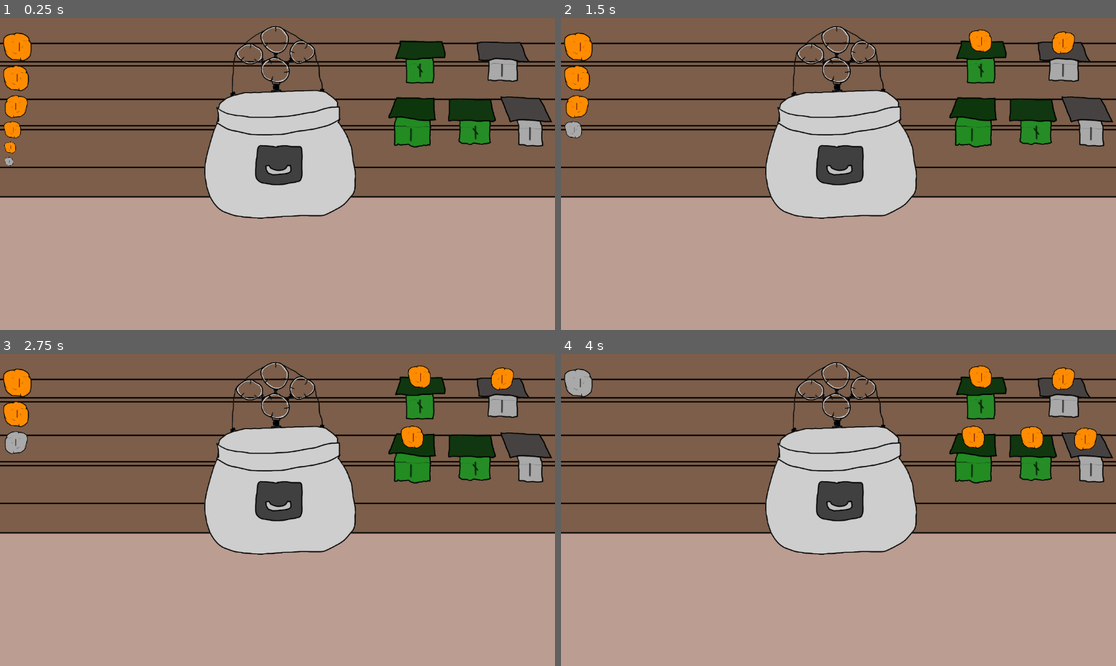
Above: before the commit, frames 1-4 (two rows, left to right).
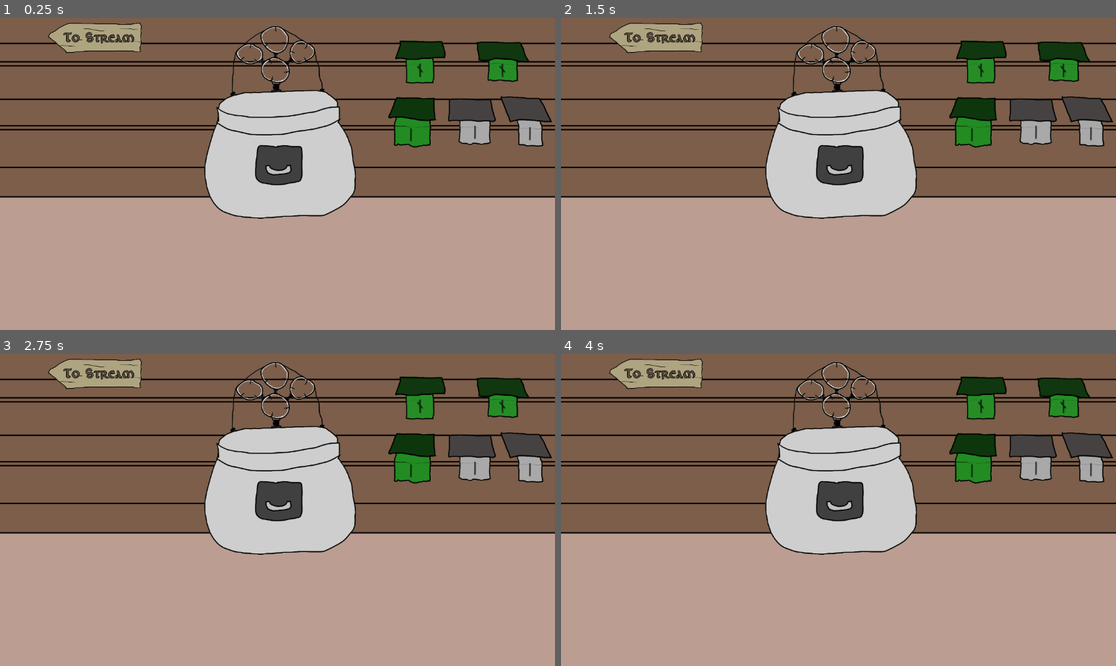
Above: after the commit, the same moments.

Repository: good-enough-venson/LD58-Nephew
Game: Godot game, scene res://Scenes/lab_scene.tscn
Two runs of this game, one before a commit and one after it. Both use one fixed random seed, a clock stepped at 60 frames per second and the inputs below. Sound files missing from this copy of the repository are replaced by a short silence.
Inputs (mouse positions are in pixels of both pictures, inside the frame that each line leads up to):
- Up to frame 1 (0.25 s): no input
- Up to frame 2 (1.5 s): tap Enter at 0.5 s; move the mouse to (982, 49) at 0.52 s; press the mouse at (982, 49) at 0.53 s; tap Space at 1.25 s; move the mouse to (1060, 52) at 1.27 s; release the mouse at (1060, 52) at 1.28 s; click (1060, 52) at 1.35 s
- Up to frame 3 (2.75 s): tap Enter at 2 s; move the mouse to (416, 444) at 2.02 s; press the mouse at (416, 444) at 2.03 s
- Up to frame 4 (4 s): tap Space at 2.75 s; move the mouse to (1032, 444) at 2.77 s; release the mouse at (1032, 444) at 2.78 s; click (1032, 444) at 2.85 s; tap Enter at 3.5 s; move the mouse to (1082, 447) at 3.52 s; press the mouse at (1082, 447) at 3.53 s

The runs differ from the first frame. In frame 1, 4.2% of the frame differs, in the area x 0-96%, y 1-48%; in frame 2, 4.5%; in frame 3, 4.6%, in the area x 0-96%, y 1-41%; in frame 4, 4.4%.

Commit message:
Got a bunch of details done. Set up a few new scenes.

Diff:
--- /dev/null
+++ b/ld-58-nephew/Scenes/credits_scene.tscn
@@ -0,0 +1,3 @@
+[gd_scene format=3 uid="uid://leiv0mlvqnpd"]
+
+[node name="CreditsScene" type="Node2D"]
--- a/ld-58-nephew/Scenes/lab_scene.tscn
+++ b/ld-58-nephew/Scenes/lab_scene.tscn
@@ -14,6 +14,7 @@
 [ext_resource type="Texture2D" uid="uid://banjx7tsqjwsy" path="res://Art/Platter_2.png" id="7_e1qhq"]
 [ext_resource type="Texture2D" uid="uid://cn3pmr8y6broy" path="res://Art/Platter_3.png" id="8_3nxcu"]
 [ext_resource type="Texture2D" uid="uid://d0du6m6i1kna2" path="res://Art/Platter_4.png" id="9_njuav"]
+[ext_resource type="PackedScene" uid="uid://oasg2w60rc6n" path="res://Scenes/nav_button.tscn" id="15_pw14o"]
 
 [sub_resource type="RectangleShape2D" id="RectangleShape2D_3ec13"]
 size = Vector2(79, 46)
@@ -210,6 +211,9 @@
 [node name="Distiller" parent="." instance=ExtResource("3_8rfpd")]
 
 [node name="StonesInHand" parent="." instance=ExtResource("4_8rfpd")]
+
+[node name="NavButton" parent="." instance=ExtResource("15_pw14o")]
+position = Vector2(201, 36)
 
 [connection signal="input_event" from="VictoryPlatters/Platter_0" to="VictoryPlatters" method="_on_platter_0_input_event"]
 [connection signal="input_event" from="VictoryPlatters/Platter_1" to="VictoryPlatters" method="_on_platter_1_input_event"]
--- /dev/null
+++ b/ld-58-nephew/Scenes/nav_button.tscn
@@ -0,0 +1,39 @@
+[gd_scene load_steps=5 format=3 uid="uid://oasg2w60rc6n"]
+
+[ext_resource type="Script" uid="uid://bb03ygntqgx3j" path="res://Scripts/nav_script_change_scene.gd" id="1_0tr2p"]
+[ext_resource type="Texture2D" uid="uid://c4xkk45cqjxg" path="res://Art/Sign_0.png" id="2_20bsb"]
+[ext_resource type="FontFile" uid="uid://c4l0h60osbltd" path="res://Fonts/de re publica.ttf" id="3_yy2br"]
+
+[sub_resource type="RectangleShape2D" id="RectangleShape2D_yrmxe"]
+size = Vector2(163, 51)
+
+[node name="NavButton" type="Area2D"]
+script = ExtResource("1_0tr2p")
+goto_scene = "River"
+
+[node name="Sprite2D" type="Sprite2D" parent="."]
+position = Vector2(-3, 5)
+scale = Vector2(0.4, 0.4)
+texture = ExtResource("2_20bsb")
+flip_h = true
+
+[node name="Label" type="Label" parent="Sprite2D"]
+offset_left = -192.5
+offset_top = -50.0
+offset_right = 227.5
+offset_bottom = 72.500015
+theme_override_colors/font_color = Color(0.36180407, 0.32305932, 0.27133033, 1)
+theme_override_colors/font_outline_color = Color(0, 0, 0, 1)
+theme_override_constants/outline_size = 10
+theme_override_fonts/font = ExtResource("3_yy2br")
+theme_override_font_sizes/font_size = 64
+text = "To  Stream"
+horizontal_alignment = 1
+vertical_alignment = 1
+metadata/_edit_use_anchors_ = true
+
+[node name="CollisionShape2D" type="CollisionShape2D" parent="."]
+position = Vector2(4.5, 4.5)
+shape = SubResource("RectangleShape2D_yrmxe")
+
+[connection signal="input_event" from="." to="." method="_on_input_event"]
--- /dev/null
+++ b/ld-58-nephew/Scenes/river_scene.tscn
@@ -0,0 +1,43 @@
+[gd_scene load_steps=6 format=3 uid="uid://dp7uqvden0ja6"]
+
+[ext_resource type="PackedScene" uid="uid://dbefdrmk7jxqo" path="res://Scenes/stones_in_hand.tscn" id="1_tsy4k"]
+[ext_resource type="Script" uid="uid://bb03ygntqgx3j" path="res://Scripts/nav_script_change_scene.gd" id="2_0xwrq"]
+[ext_resource type="Texture2D" uid="uid://c4xkk45cqjxg" path="res://Art/Sign_0.png" id="2_f8ifg"]
+[ext_resource type="FontFile" uid="uid://c4l0h60osbltd" path="res://Fonts/de re publica.ttf" id="3_0xwrq"]
+
+[sub_resource type="RectangleShape2D" id="RectangleShape2D_0xwrq"]
+size = Vector2(161, 51)
+
+[node name="river_scene" type="Node2D"]
+
+[node name="StonesInHand" parent="." instance=ExtResource("1_tsy4k")]
+
+[node name="ToLabButton" type="Area2D" parent="."]
+position = Vector2(995, 80)
+script = ExtResource("2_0xwrq")
+goto_scene = "Laboratory"
+
+[node name="Sprite2D" type="Sprite2D" parent="ToLabButton"]
+position = Vector2(-3, 5)
+scale = Vector2(0.4, 0.4)
+texture = ExtResource("2_f8ifg")
+
+[node name="Label" type="Label" parent="ToLabButton/Sprite2D"]
+offset_left = -237.49998
+offset_top = -47.500015
+offset_right = 182.50002
+offset_bottom = 75.0
+theme_override_colors/font_color = Color(0.36180407, 0.32305932, 0.27133033, 1)
+theme_override_colors/font_outline_color = Color(0, 0, 0, 1)
+theme_override_constants/outline_size = 10
+theme_override_fonts/font = ExtResource("3_0xwrq")
+theme_override_font_sizes/font_size = 64
+text = "To  Lab"
+horizontal_alignment = 1
+vertical_alignment = 1
+
+[node name="CollisionShape2D" type="CollisionShape2D" parent="ToLabButton"]
+position = Vector2(-12.5, 6.5)
+shape = SubResource("RectangleShape2D_0xwrq")
+
+[connection signal="input_event" from="ToLabButton" to="ToLabButton" method="_on_input_event"]
--- /dev/null
+++ b/ld-58-nephew/Scenes/title_screen.tscn
@@ -0,0 +1,3 @@
+[gd_scene format=3 uid="uid://bqskv7ofm21ye"]
+
+[node name="TitleScreen" type="Node2D"]
--- a/ld-58-nephew/Scripts/PoolTable.gd
+++ b/ld-58-nephew/Scripts/PoolTable.gd
@@ -27,7 +27,7 @@
 			return node
 
 	# Expand pool if needed
-	var new_node = STONE_NODE_SCENE.instance()
+	var new_node = STONE_NODE_SCENE.instantiate()
 	add_child(new_node)
 	new_node.update_graphic(stone)
 	new_node.global_position = pos
@@ -42,6 +42,6 @@
 		node.update_graphic()
 		active_stones.erase(stone)
 
-# Get all active stone nodes (for rendering/saving)
-func get_active_nodes() -> Array:
-	return active_stones.values()
+func release_all() -> void:
+	for stone in active_stones.duplicate():
+		release_stone_node(stone)
--- a/ld-58-nephew/Scripts/StoneClass.gd
+++ b/ld-58-nephew/Scripts/StoneClass.gd
@@ -39,6 +39,22 @@
 		"family":-1, "name":"Dorm","color":Color.DARK_GRAY,
 		"function": func(o: float, _p: Array) -> float: return o
 	},
+
+	#{
+		#"family":0, "name":"Plus","color":Color.DARK_ORANGE,
+		#"function": func(o: float, p: Array) -> float:
+			#for _p in p: o+=_p
+			#return o
+			#,
+	#},
+
+	#{
+		#"family":1, "name":"Plus","color":Color.DARK_ORANGE,
+		#"function": func(o: float, p: Array) -> float:
+			#for _p in p: o+=_p
+			#return o
+			#,
+	#},
 
 	{
 		"family":0, "name":"Rand","color":Color.DARK_ORANGE,
@@ -118,6 +134,7 @@
 @export var family: int
 @export var catalyst: Dictionary
 @export var sibId: int
+var sort_id_fam_sib: float
 
 func _init(p_value: int):
 	p_value = clampi(p_value, MINSTONE, MAXSTONE)
@@ -129,6 +146,10 @@
 	glyph = get_stone_glyph(value)
 	color = catalyst.color.lerp(Color.WHITE_SMOKE, float(sibId-1)/50)
 
+	# This should give a number like 2.03, which will allow for sorting
+	#  by class mainly, and then subclass.
+	sort_id_fam_sib = float(family) + (float(sibId) / 100)
+
 func get_catalyst() -> Dictionary:
 	return get_stone_catalyst(value)
 
--- a/ld-58-nephew/Scripts/grimiore.gd
+++ b/ld-58-nephew/Scripts/grimiore.gd
@@ -5,9 +5,9 @@
 	if !origin or !catalyst: return results
 
 	var _val = roundi(catalyst.use_catalyst(origin, pigeons))
-	var _log = "Tried Alchemizing %s with %s" % [origin.value, catalyst.catalyst.name]
-	if pigeons.size() > 0: _log += " and %s" % pigeons[0].value
-	if pigeons.size() > 1: _log += " and %s" % pigeons[1].value
+	var _log = "Tried Alchemizing %d with %d" % [origin.value, catalyst.catalyst.name]
+	if pigeons.size() > 0: _log += " and %d" % pigeons[0].sort_id_fam_sib
+	if pigeons.size() > 1: _log += " and %d" % pigeons[1].sort_id_fam_sib
 	print(_log + ": %d" % _val)
 
 	# Here is where we'd send our stones through a series of filters and checks
--- /dev/null
+++ b/ld-58-nephew/Scripts/nav_script_change_scene.gd
@@ -0,0 +1,7 @@
+extends Area2D
+
+@export var goto_scene = "MainMenu"
+
+func _on_input_event(viewport: Node, event: InputEvent, shape_idx: int) -> void:
+	if event.is_action_pressed("pointer_select"):
+		Running.load_scene(Running.Scenes[goto_scene])
--- a/ld-58-nephew/Scripts/running.gd
+++ b/ld-58-nephew/Scripts/running.gd
@@ -1,9 +1,15 @@
 extends Node
 
+static var Scenes = {
+	"MainMenu":"res://Scenes/title_screen.tscn",
+	"Tutorial":"",
+	"Laboratory":"res://Scenes/lab_scene.tscn",
+	"River":"res://Scenes/river_scene.tscn",
+	"Credits":"res://Scenes/credits_scene.tscn",
+}
+
 var winCondition: Array[Stone]
-
 var difficulty = 0
-
 var difficultyLevels = {
 	0:[1,10],
 	1:[5, 15],
@@ -11,8 +17,29 @@
 	3:[40,90],
 }
 
+var current_scene: Node = null
+
 func _ready() -> void:
 	var a = difficultyLevels[difficulty][0]
 	var b = difficultyLevels[difficulty][1]
 
 	for i in range(5): winCondition.append(Stone.new((randi() % (b-a)) + a))
+	winCondition.sort_custom(func(x:Stone,y:Stone) -> bool: \
+		return x.sort_id_fam_sib > y.sort_id_fam_sib)
+
+	var root = get_tree().root
+	current_scene = root.get_child(root.get_child_count() - 1)
+
+func load_scene(path:String) -> void:
+	if not ResourceLoader.exists(path):
+		push_error("Scene path does not exist: %s" % path)
+		return
+
+	# Free the current scene
+	if current_scene:
+		current_scene.queue_free()
+
+	# Load and instantiate the new scene
+	var new_scene = load(path).instantiate()
+	get_tree().root.add_child(new_scene)
+	current_scene = new_scene
--- a/ld-58-nephew/Scripts/stones_in_hand.gd
+++ b/ld-58-nephew/Scripts/stones_in_hand.gd
@@ -9,28 +9,28 @@
 		if child is Sprite2D:
 			var grandchild = child.get_child(0)
 			if grandchild is Label:
-				initializeGraphic(child, grandchild)
+				resetGraphic(child, grandchild)
 				spriteArray.append(child)
 				labelArray.append(grandchild)
 			else: print("No Label Found")
 		else: print("No Sprite Found")
 
-	var sampleStones = [
-		Stone.new(1),
-		Stone.new(2),
-		Stone.new(2),
-		Stone.new(2),
-		Stone.new(2),
-		Stone.new(2),
-	]
+	#var sampleStones = [
+		#Stone.new(1),
+		#Stone.new(2),
+		#Stone.new(2),
+		#Stone.new(2),
+		#Stone.new(2),
+		#Stone.new(2),
+	#]
+	#
+	#for stone in sampleStones:
+		#if PocketInventory.add_stone(stone) == false: break
 
-	for stone in sampleStones:
-		if PocketInventory.add_stone(stone) == false: break
-
-	updateUI()
+	#updateUI()
 	PocketInventory.onInventoryChange.connect(updateUI)
 
-func initializeGraphic(sprite: Sprite2D, label: Label) -> void:
+func resetGraphic(sprite: Sprite2D, label: Label) -> void:
 	label.text = Stone.nullGlyph
 	label.modulate = Color.WHITE
 	sprite.flip_h = true if randf() > 0.5 else false
@@ -40,12 +40,13 @@
 
 func updateUI() -> void:
 	var _stones = PocketInventory.stones.duplicate()
+	# Go through the sprite array.
 	for i in range(spriteArray.size()):
-		var _i = _stones.size() - 1 - i
-		if _i < 0:
-			initializeGraphic(spriteArray[i], labelArray[i])
+		# If we have run out of stones, reset this one.
+		if _stones.size() - 1 - i < 0:
+			resetGraphic(spriteArray[i], labelArray[i])
 			break
-
+		#otherwise, update this graphic.
 		var stone = _stones[_stones.size() - 1 - i]
 		spriteArray[i].visible = true
 		spriteArray[i].modulate = stone.color
--- a/ld-58-nephew/Scripts/table.gd
+++ b/ld-58-nephew/Scripts/table.gd
@@ -9,6 +9,14 @@
 func top_right() -> Vector2: return tableCorners[1].global_position
 func bottom_left() -> Vector2: return tableCorners[2].global_position
 func bottom_right() -> Vector2: return tableCorners[3].global_position
+
+# spool up the graphics for the table inventory
+func _ready() -> void:
+	stone_pool.release_all()
+	var inventory = TableInventory.table_stones.duplicate()
+	for key in inventory.keys():
+		var pos = map_from_grid(key,TableInventory.GRID_WIDTH, TableInventory.GRID_HEIGHT)
+		stone_pool.get_stone_node(inventory[key], pos)
 
 func _process(delta: float) -> void:
 	var mousePos = get_global_mouse_position()
--- a/ld-58-nephew/project.godot
+++ b/ld-58-nephew/project.godot
@@ -23,6 +23,10 @@
 Grimiore="*res://Scenes/grimiore.tscn"
 Running="*res://Scenes/running.tscn"
 
+[display]
+
+window/size/resizable=false
+
 [input]
 
 pointer_select={
Binary file added: ld-58-nephew/Art/Sign_0.png
Not shown, added: ld-58-nephew/Art/Sign_0.png.import
Binary file added: ld-58-nephew/Fonts/de re publica.ttf
Not shown, added: ld-58-nephew/Fonts/de re publica.ttf.import
Not shown, added: ld-58-nephew/Fonts/de re publica.txt
Not shown: 1 places in ld-58-nephew/Scenes/lab_scene.tscn that only renumber resources
Not shown, added: ld-58-nephew/Scripts/nav_script_change_scene.gd.uid
Not shown, changed: ld-58-nephew/builds/build00.zip
Not shown, changed: ld-58-nephew/builds/build00/index.pck
